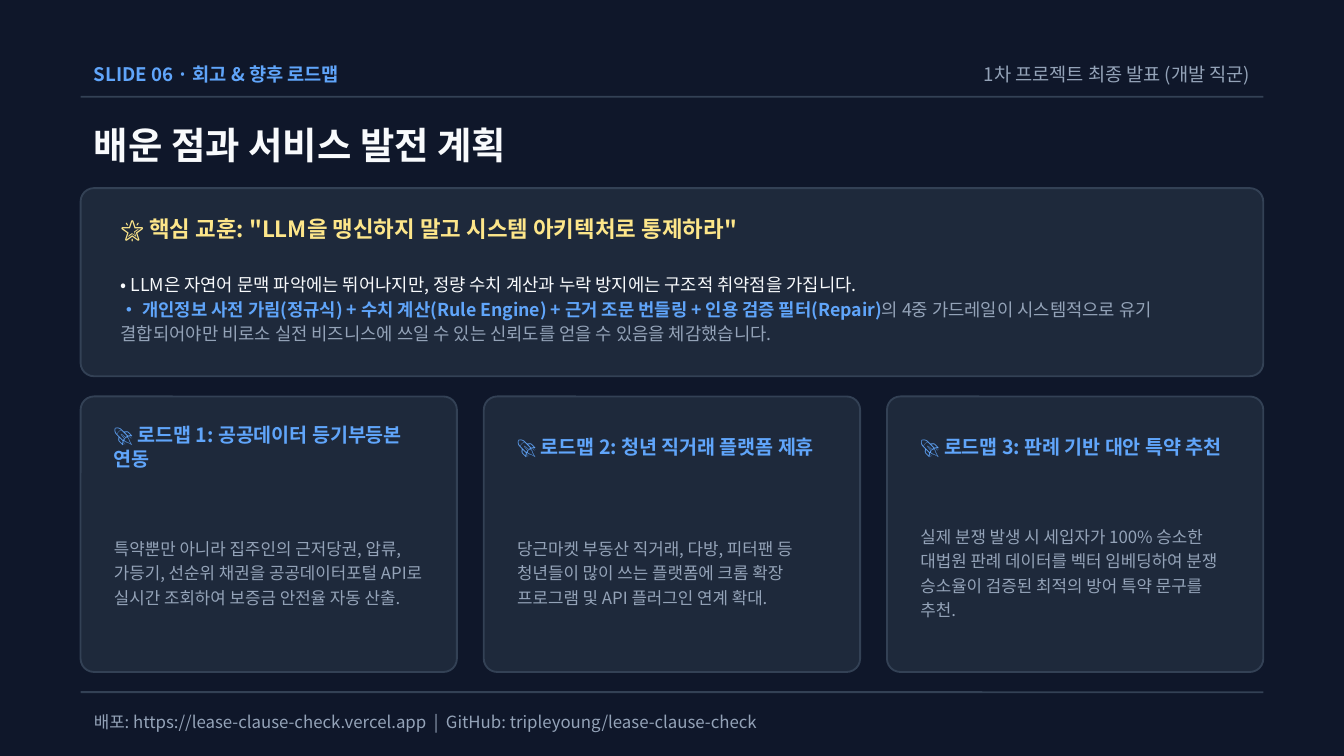
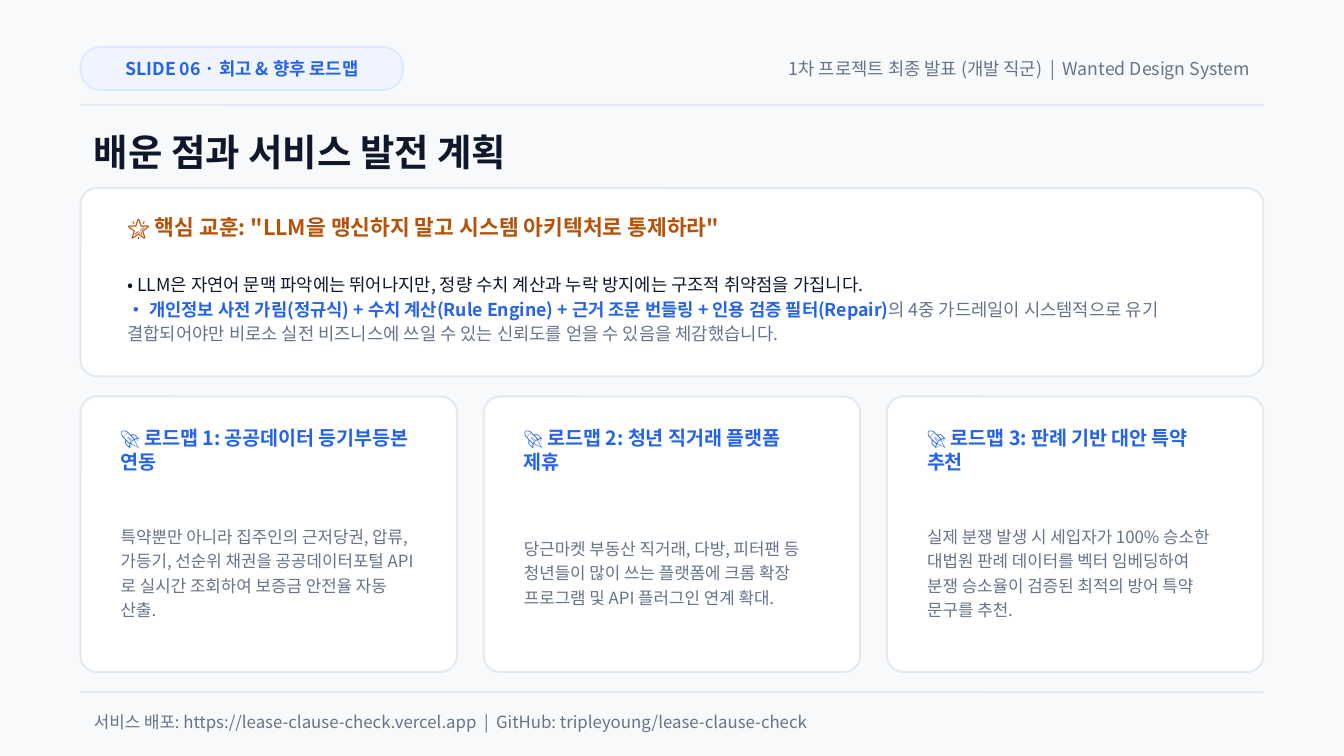
Before and after one commit to tripleyoung/lease-clause-check, a slide deck: slide 6 of submission/01_발표자료_계약서특약점검기.pptx. Drawn at 1344x756 pixels with LibreOffice and Linux fonts; fonts in the diff are those of the drawing. Boxes give left, top, right and bottom in pixels: in the first picture for what was removed or moved away, otherwise in the second. Text is boxed around its words. In the diff, an @@ line names an element or a change of style, - is before the commit and + after.

Commit message:
style(presentation): 원티드 디자인 시스템(Montage UI) 전면 적용 (화이트 캔버스, 인디고 필 배지, 모던 카드 그리드)

```diff
--- a/submission/01_발표자료_계약서특약점검기.pptx
+++ b/submission/01_발표자료_계약서특약점검기.pptx
@@ background #0F172A to #F8F9FA @@
@@ text "SLIDE 06 · 회고 & ...": place and size @@
-text "SLIDE 06 · 회고 & ..." at box(94, 65, 338, 83)
+text "SLIDE 06 · 회고 & ..." at box(125, 60, 359, 77)
@@ text "SLIDE 06 · 회고 & ..." at box(125, 60, 359, 77): size 10 to 9.5 pt, text colour #60A5FA to #2563EB; alignment left to centre @@
@@ rounded rectangle added at box(81, 47, 403, 90), fill #EFF4FF, outline #DBEAFE 1 pt @@
@@ text at box(789, 60, 1250, 80): text changed; size 10 to 9.5 pt; text colour #94A3B8 to #64748B @@
-1차 프로젝트 최종 발표 (개발 직군)
+1차 프로젝트 최종 발표 (개발 직군) | Wanted Design System
@@ line moved from (81, 97) - (1263, 97) to (81, 105) - (1263, 105) @@
@@ line (81, 105) - (1263, 105): stroke #334155 1 pt to #E2E8F0 1 pt @@
@@ text "배운 점과 서비스 발전 계획": place and size @@
-text "배운 점과 서비스 발전 계획" at box(94, 127, 506, 163)
+text "배운 점과 서비스 발전 계획" at box(94, 134, 506, 170)
@@ text "배운 점과 서비스 발전 계획" at box(94, 134, 506, 170): text colour #F8FAFC to #0F172A @@
@@ text "🌟 핵심 교훈: "LLM을 맹신하지 ..." at box(155, 217, 719, 237): size 12 to 11.5 pt, text colour #FDE68A to #B45309 @@
@@ text "• LLM은 자연어 문맥 파악에는 ..." at box(127, 276, 1159, 342): text colour #F8FAFC to #0F172A in "• LLM은 자연어 문맥 파악에는 뛰어나지만, 정량 ..."; text colour #60A5FA to #2563EB in "• 개인정보 사전 가림(정규식) + 수치 계산(Rule ..."; text colour #94A3B8 to #64748B in "필터(Repair)의 4중 가드레일이 시스템적으로 유기 결합되어야만 비로소 ..." @@
@@ text "🚀 로드맵 1: 공공데이터 등기부등본 ...": place and size @@
-text "🚀 로드맵 1: 공공데이터 등기부등본 ..." at box(114, 425, 402, 468)
+text "🚀 로드맵 1: 공공데이터 등기부등본 ..." at box(121, 428, 409, 471)
@@ text "🚀 로드맵 2: 청년 직거래 ...": place and size @@
-text "🚀 로드맵 2: 청년 직거래 ..." at box(541, 437, 814, 456)
+text "🚀 로드맵 2: 청년 직거래 ..." at box(524, 428, 781, 471)
@@ fill #1E293B to #FFFFFF; outline #334155 1 pt to #E2E8F0 1 pt; proportions changed in 4 elements at box(81, 188, 1263, 376), box(81, 396, 457, 672), box(484, 396, 860, 672), box(887, 396, 1263, 672) @@
@@ text colour #60A5FA to #2563EB in 3 elements at box(121, 428, 409, 471), box(524, 428, 781, 471), box(927, 428, 1188, 471) @@
@@ text "🚀 로드맵 3: 판례 기반 ...": place and size @@
-text "🚀 로드맵 3: 판례 기반 ..." at box(944, 437, 1222, 456)
+text "🚀 로드맵 3: 판례 기반 ..." at box(927, 428, 1188, 471)
@@ text "특약뿐만 아니라 집주인의 근저당권, 압류, ...": place and size @@
-text "특약뿐만 아니라 집주인의 근저당권, 압류, ..." at box(114, 541, 422, 605)
+text "특약뿐만 아니라 집주인의 근저당권, 압류, ..." at box(121, 529, 408, 617)
@@ text "당근마켓 부동산 직거래, 다방, 피터팬 ...": place and size @@
-text "당근마켓 부동산 직거래, 다방, 피터팬 ..." at box(517, 541, 792, 605)
+text "당근마켓 부동산 직거래, 다방, 피터팬 ..." at box(524, 541, 799, 606)
@@ text colour #94A3B8 to #64748B in 3 elements at box(121, 529, 408, 617), box(524, 541, 799, 606), box(927, 529, 1209, 618) @@
@@ text "실제 분쟁 발생 시 세입자가 ...": place and size @@
-text "실제 분쟁 발생 시 세입자가 ..." at box(920, 529, 1217, 617)
+text "실제 분쟁 발생 시 세입자가 ..." at box(927, 529, 1209, 618)
@@ line (81, 692) - (1263, 692): stroke #334155 1 pt to #E2E8F0 1 pt @@
@@ text at box(94, 714, 807, 732): text changed; text colour #94A3B8 to #64748B @@
-배포: https://lease-clause-check.vercel.app | GitHub: tripleyoung/lease-clause-check
+서비스 배포: https://lease-clause-check.vercel.app | GitHub: tripleyoung/lease-clause-check
```
Also in this commit, not shown: 5 other slides changed, 6 other files.
